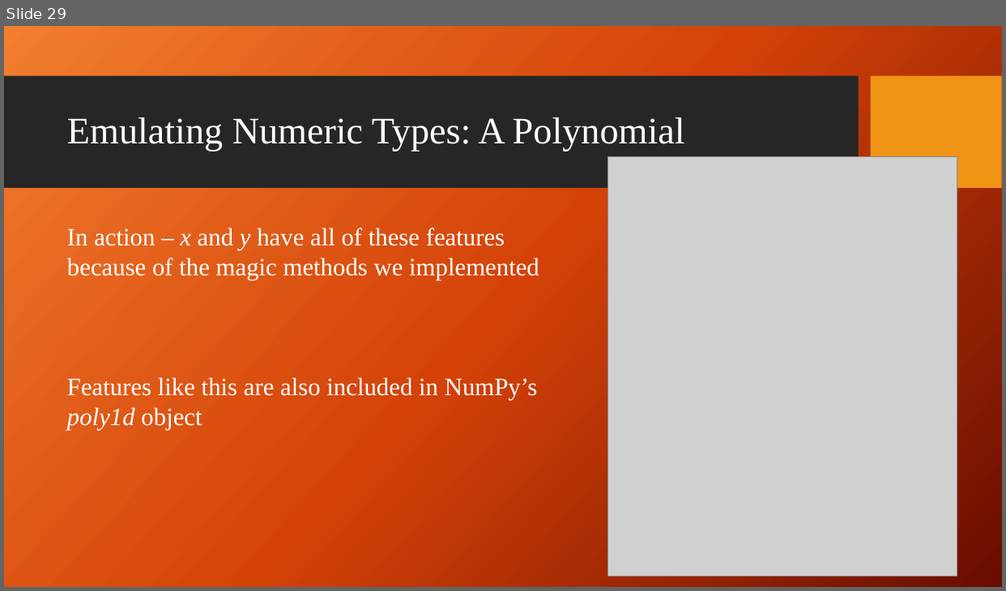
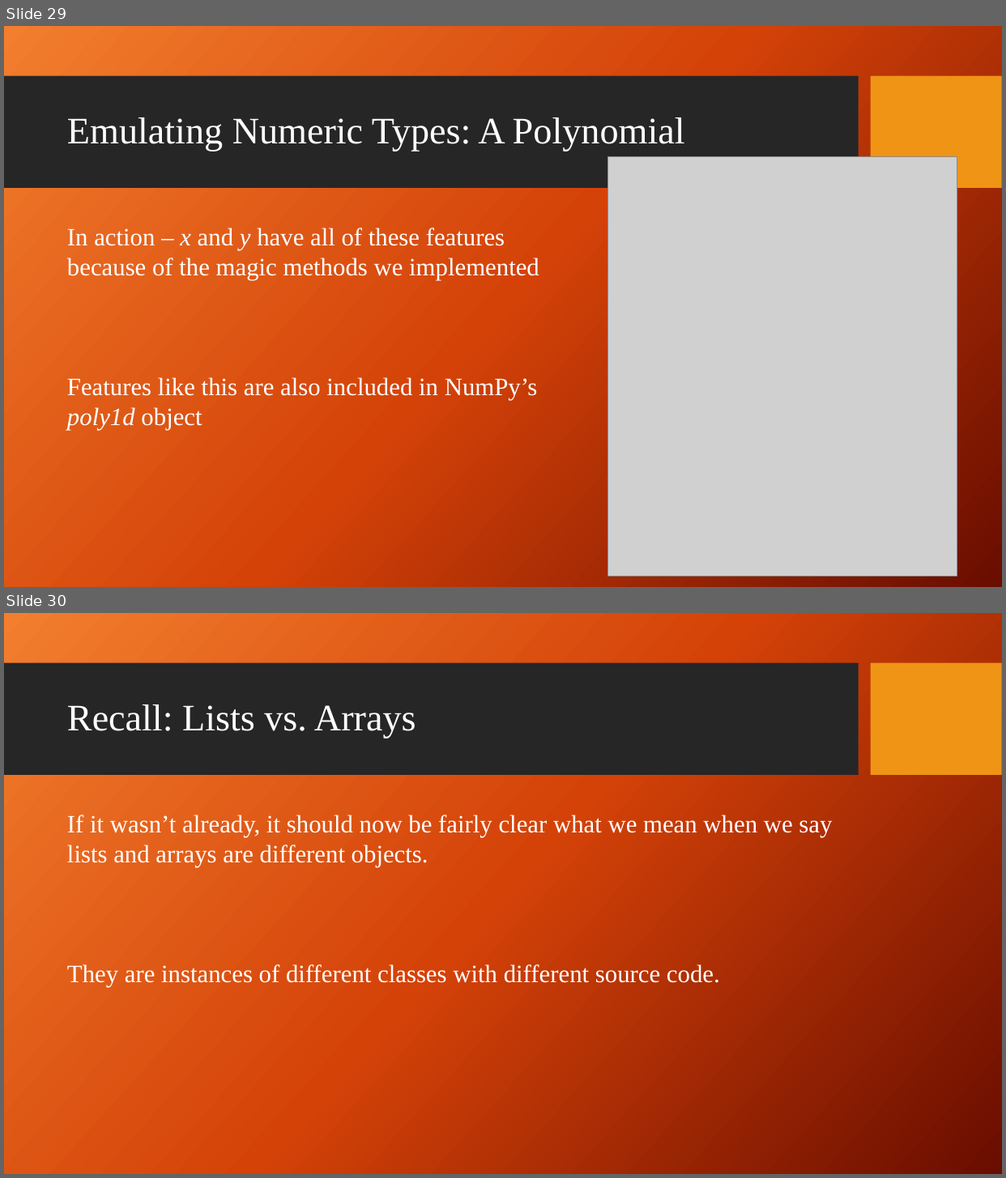
Before and after one commit to giganano/PythonBootcamp, a slide deck: slides/classes.pptx. Shown one above the other, each under a label of ours: slide 29 before the commit, slides 29 and 30 after it. The pictures are 1006x591 and 1006x1178 pixels, drawn with LibreOffice and Linux fonts; fonts in the diff are those of the drawing; grey boxes stand for pictures; background and template pictures are left out. Boxes give left, top, right and bottom in pixels: in the first picture for what was removed or moved away, otherwise in the second. Text is boxed around its words. In the diff, an @@ line names an element or a change of style, - is before the commit and + after.

```diff
--- a/slides/classes.pptx
+++ b/slides/classes.pptx
@@ slide 30 added at (4, 613, 1002, 1174), background picture (left out); not listed: 2 template elements that a slide beside it also shows @@
@@ title added at (67, 705, 416, 738), 36 pt, text #FFFFFF @@
+Recall: Lists vs. Arrays
@@ text added at (67, 815, 832, 987), 24 pt, text #FFFFFF @@
+If it wasn’t already, it should now be fairly clear what we mean when we say lists and arrays are different objects.
+They are instances of different classes with different source code.
```
Also in this commit, not shown: 1 slide changed, 2 other files.
